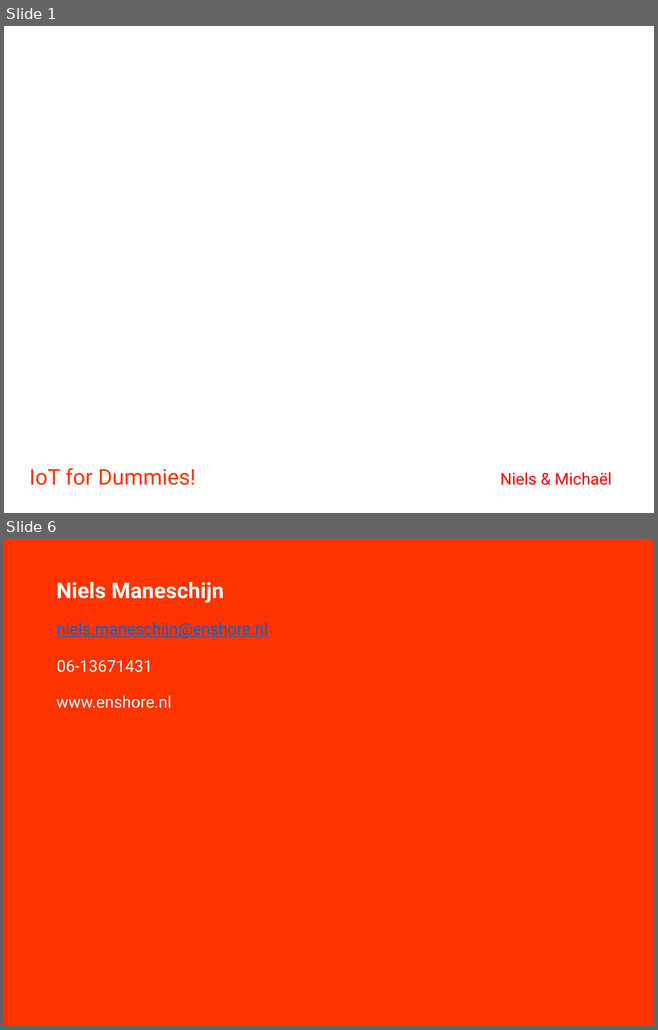
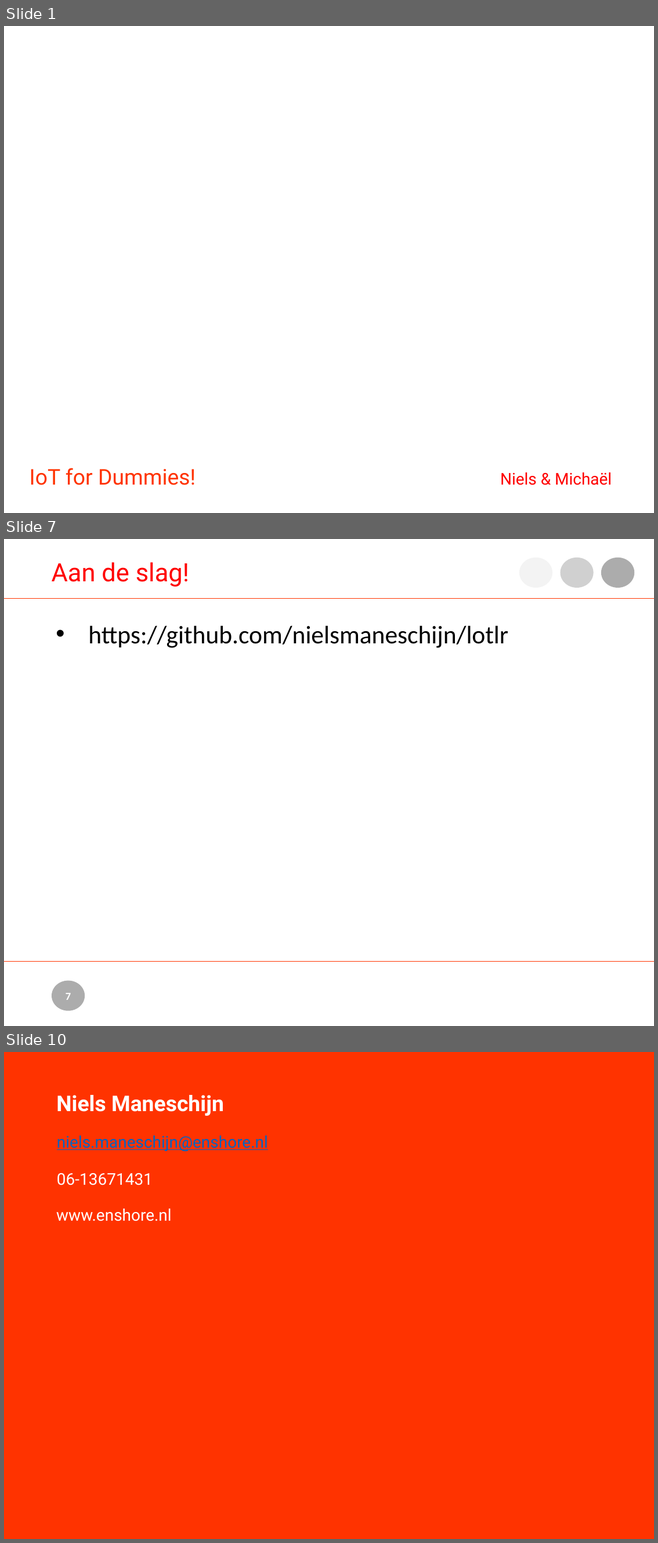
Before and after one commit to nielsmaneschijn/lotlr, a slide deck: doc/IOT for Dummies.pptx. Shown one above the other, each under a label of ours: slides 1 and 6 before the commit, slides 1, 7 and 10 after it; the slides between them are not shown. The pictures are 658x1030 and 658x1543 pixels, drawn with LibreOffice and Linux fonts; fonts in the diff are those of the drawing; background and template pictures are left out. Boxes give left, top, right and bottom in pixels: in the first picture for what was removed or moved away, otherwise in the second. Text is boxed around its words. In the diff, an @@ line names an element or a change of style, - is before the commit and + after.

```diff
--- a/doc/IOT for Dummies.pptx
+++ b/doc/IOT for Dummies.pptx
@@ slide 7 added at bbox=[4, 539, 654, 1026], background #FFFFFF @@
@@ text added at bbox=[52, 562, 189, 587], 28 pt, text #FF0000 @@
+Aan de slag!
@@ ellipse added at bbox=[519, 557, 552, 588], fill #8A8A8A at 10% opacity @@
@@ ellipse added at bbox=[560, 557, 593, 588], fill #8A8A8A at 40% opacity @@
@@ ellipse added at bbox=[601, 557, 634, 588], fill #8A8A8A at 70% opacity @@
@@ line added from (4, 599) to (654, 599), #FF3300 1 pt @@
@@ text added at bbox=[88, 625, 508, 648], 28 pt, text #000000 @@
+• https://github.com/nielsmaneschijn/lotlr
@@ line added from (4, 962) to (654, 962), #FF3300 1 pt @@
@@ ellipse added at bbox=[52, 981, 85, 1011], fill #8A8A8A at 70% opacity @@
@@ page number added at bbox=[65, 993, 71, 1000], 12 pt, text #FFFFFF, bold @@
+7
@@ what was slide 6 is now slide 10 @@
```
Also in this commit, not shown: 1 slide changed, 5 other slides added, 2 slides removed.
